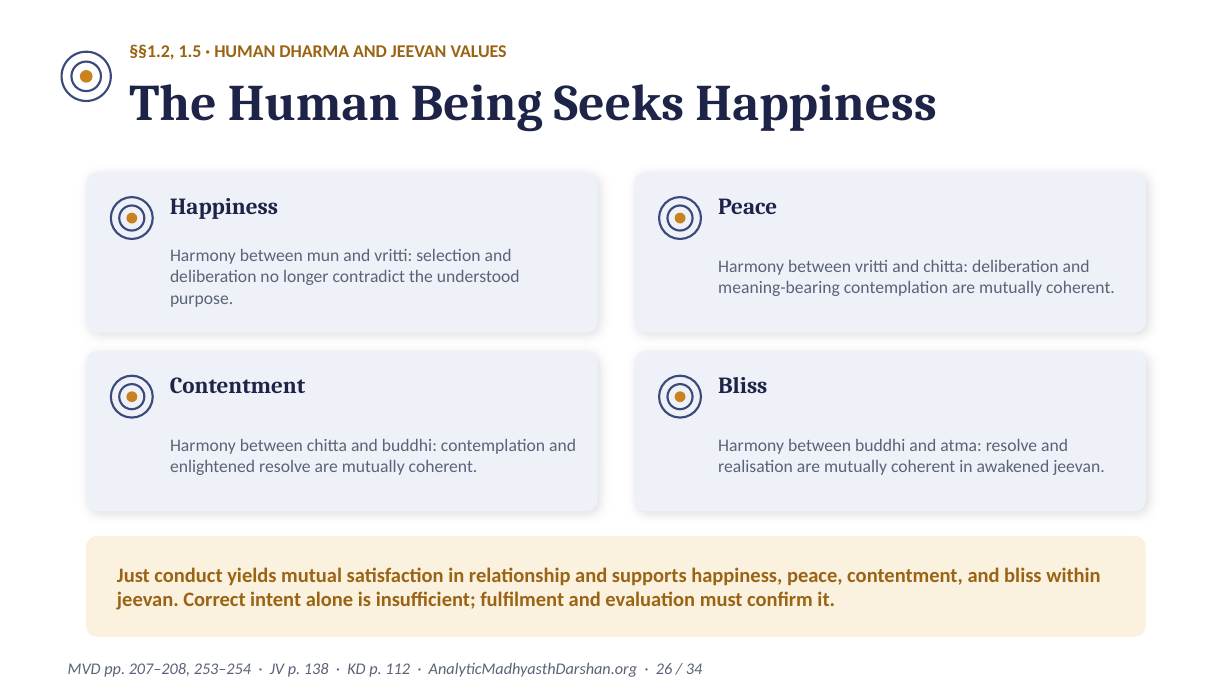
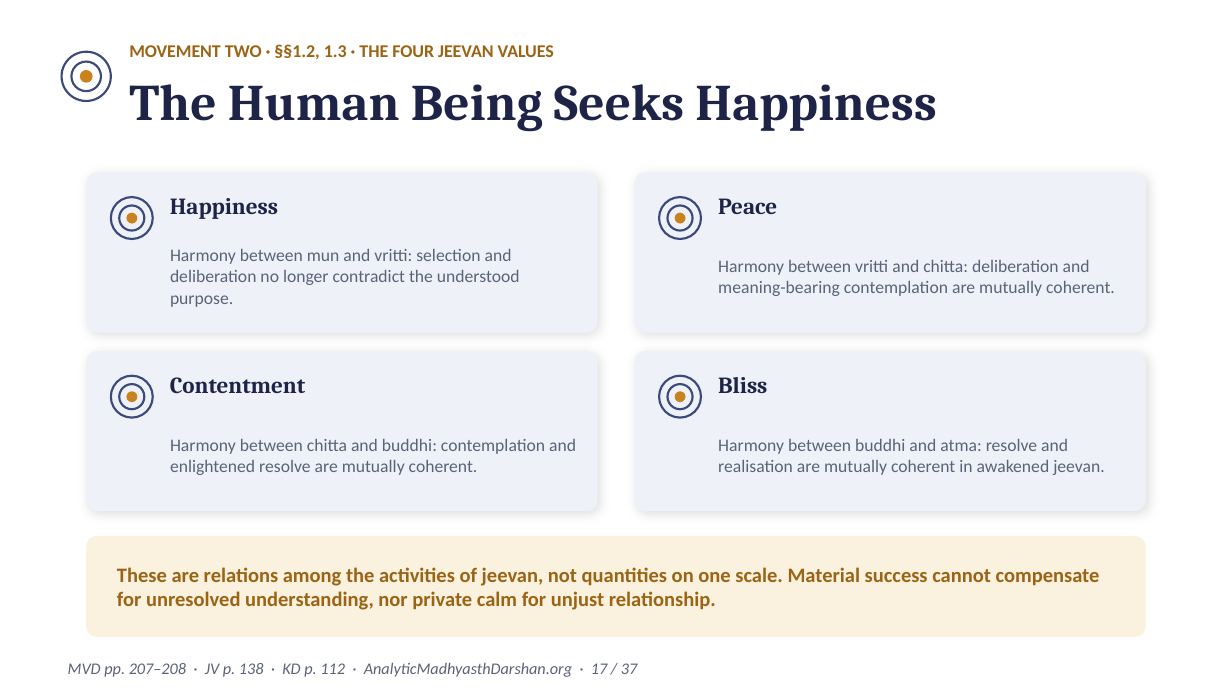
Before and after one commit to raghavamohan/AnalyticMadhyasthDarshan, a slide deck: slide 17 of Studies/The-Epistemology-of-Coexistence/The-Epistemology-of-Coexistence-Madhyasth-Darshan.pptx (slide 26 before the commit). Drawn at 1232x693 pixels with LibreOffice and Linux fonts; fonts in the diff are those of the drawing. Boxes give left, top, right and bottom in pixels: in the first picture for what was removed or moved away, otherwise in the second. Text is boxed around its words. In the diff, an @@ line names an element or a change of style, - is before the commit and + after.

```diff
--- a/Studies/The-Epistemology-of-Coexistence/The-Epistemology-of-Coexistence-Madhyasth-Darshan.pptx
+++ b/Studies/The-Epistemology-of-Coexistence/The-Epistemology-of-Coexistence-Madhyasth-Darshan.pptx
@@ text at bbox=[129, 44, 554, 60]: text changed @@
-§§1.2, 1.5 · HUMAN DHARMA AND JEEVAN VALUES
+MOVEMENT TWO · §§1.2, 1.3 · THE FOUR JEEVAN VALUES
@@ text at bbox=[117, 567, 1100, 610]: text changed @@
-Just conduct yields mutual satisfaction in relationship and supports happiness, peace, contentment, and bliss within jeevan. Correct intent alone is insufficient; fulfilment and evaluation must confirm it.
+These are relations among the activities of jeevan, not quantities on one scale. Material success cannot compensate for unresolved understanding, nor private calm for unjust relationship.
@@ text at bbox=[68, 662, 637, 677]: text changed @@
-MVD pp. 207–208, 253–254 · JV p. 138 · KD p. 112 · AnalyticMadhyasthDarshan.org · 26 / 34
+MVD pp. 207–208 · JV p. 138 · KD p. 112 · AnalyticMadhyasthDarshan.org · 17 / 37
```
Also in this commit, not shown: 31 other slides changed, 5 slides added, 2 slides removed.
